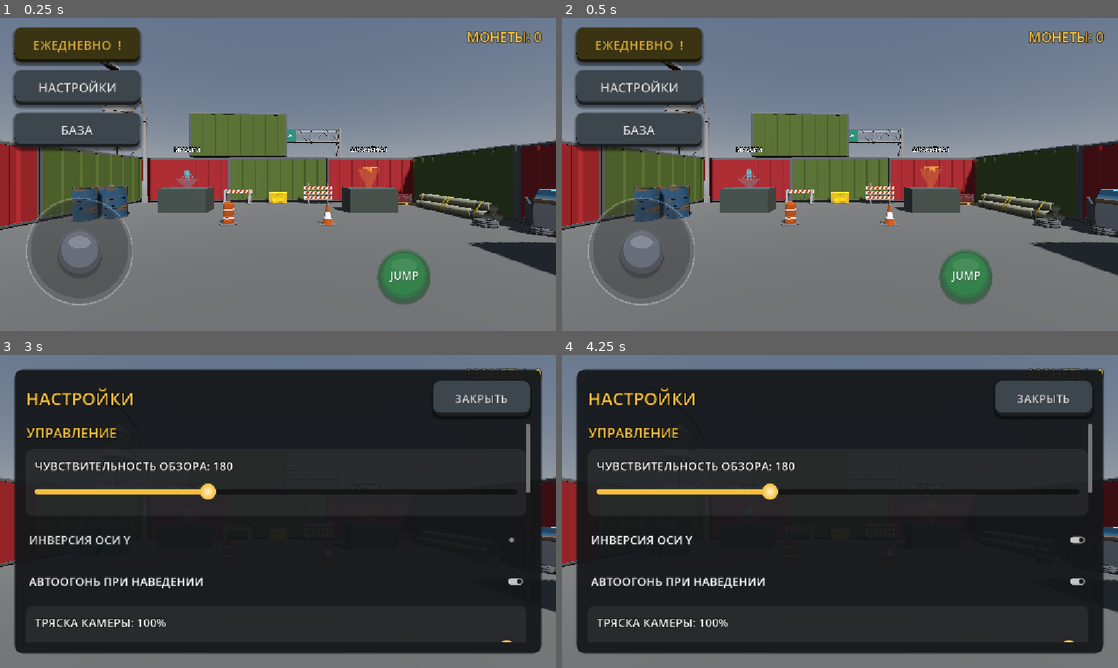
Above: before the commit, frames 1-4 (two rows, left to right).
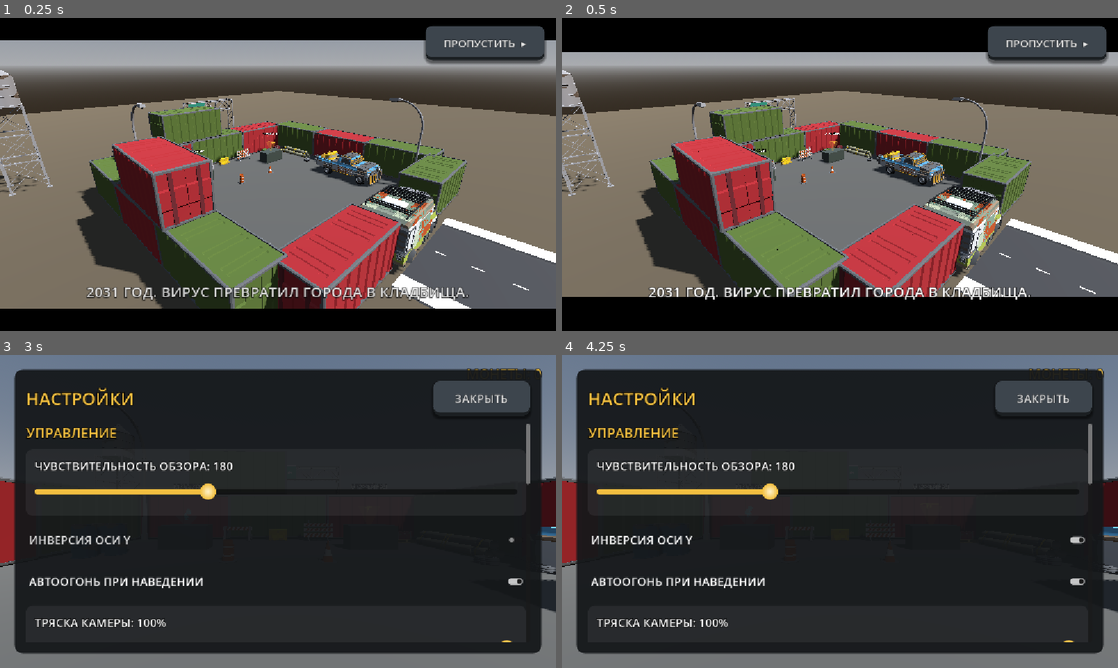
Above: after the commit, the same moments.

Repository: gsmboss/dead-zone
Game: Godot game, scene res://hub/hub.tscn
The game is run twice, just before and just after one commit, with the same random seed, the same clock (stepped at 60 frames per second) and the same inputs. Sound files missing from this copy of the repository are replaced by a short silence.
Inputs (mouse positions are in pixels of both pictures, inside the frame that each line leads up to):
- Up to frame 1 (0.25 s): no input
- Up to frame 2 (0.5 s): no input
- Up to frame 3 (3 s): click (483, 380) at 0.5 s, where only the run after the commit has a clickable "ПРОПУСТИТЬ ▸"; click "ЕЖЕДНЕВНО !" at 1.25 s; click "ЗАКРЫТЬ" at 2 s; click "НАСТРОЙКИ" at 2.75 s
- Up to frame 4 (4.25 s): click "ИНВЕРСИЯ ОСИ Y" at 3.5 s

The runs differ from the first frame. In frame 1, 92% of the frame differs, in the area x 0-100%, y 0-100%; in frame 2, 93%; in frame 3, less than 0.1%; in frame 4, less than 0.1%.

Commit message:
Кат-сцены: вступление в убежище, интро миссий, появление босса
Co-Authored-By: Claude Opus 5.5 <noreply@anthropic.com>
Claude-Session: https://claude.ai/code/session_01G1gCmS2E8ZErZBTzgNYfo8

Diff:
--- a/autoload/game_state.gd
+++ b/autoload/game_state.gd
@@ -62,6 +62,7 @@
 var _inventory: Dictionary = {}  # id предмета -> количество
 var _buildings_owned: Array[String] = []
 var _car_upgrades: Dictionary = {}  # "ram"/"engine" -> уровень
+var _cutscenes_seen: Array[String] = []
 
 
 func _ready() -> void:
@@ -306,6 +307,25 @@
 	return true
 
 
+# ---------- Кат-сцены ----------
+
+func has_seen_cutscene(cutscene_id: String) -> bool:
+	return cutscene_id in _cutscenes_seen
+
+
+func mark_cutscene_seen(cutscene_id: String) -> void:
+	if cutscene_id.is_empty() or has_seen_cutscene(cutscene_id):
+		return
+	_cutscenes_seen.append(cutscene_id)
+	save_game()
+
+
+## Показать вступление и интро миссий заново
+func reset_cutscenes() -> void:
+	_cutscenes_seen.clear()
+	save_game()
+
+
 # ---------- База и гараж ----------
 
 func has_building(building_id: String) -> bool:
@@ -577,6 +597,7 @@
 		"inventory": _inventory,
 		"buildings": _buildings_owned,
 		"car_upgrades": _car_upgrades,
+		"cutscenes_seen": _cutscenes_seen,
 	}
 	var file := FileAccess.open(TEMP_PATH, FileAccess.WRITE)
 	if file == null:
@@ -657,6 +678,12 @@
 				"claimed": bool((entry as Dictionary).get("claimed", false)),
 			})
 
+	_cutscenes_seen.clear()
+	var seen: Variant = data.get("cutscenes_seen", [])
+	if seen is Array:
+		for cutscene_id: Variant in seen:
+			_cutscenes_seen.append(str(cutscene_id))
+
 	_buildings_owned.clear()
 	var owned_buildings: Variant = data.get("buildings", [])
 	if owned_buildings is Array:
--- a/autoload/settings.gd
+++ b/autoload/settings.gd
@@ -23,6 +23,8 @@
 var show_fps: bool = false
 ## Сила тряски камеры 0..1
 var camera_shake: float = 1.0
+## Показывать кат-сцены (вступление, интро миссий, появление босса)
+var cutscenes: bool = true
 
 var _fps_layer: CanvasLayer
 var _fps_label: Label
@@ -86,13 +88,14 @@
 	render_scale = float(config.get_value(SECTION, "render_scale", render_scale))
 	show_fps = bool(config.get_value(SECTION, "show_fps", show_fps))
 	camera_shake = float(config.get_value(SECTION, "camera_shake", camera_shake))
+	cutscenes = bool(config.get_value(SECTION, "cutscenes", cutscenes))
 	_clamp_values()
 
 
 func save_settings() -> void:
 	var config := ConfigFile.new()
 	for key: String in ["look_sensitivity", "invert_y", "auto_fire", "master_volume", "music_volume",
-			"shadows", "render_scale", "show_fps", "camera_shake"]:
+			"shadows", "render_scale", "show_fps", "camera_shake", "cutscenes"]:
 		config.set_value(SECTION, key, get(key))
 	var err: Error = config.save(PATH)
 	if err != OK:
@@ -109,6 +112,7 @@
 	render_scale = 1.0
 	show_fps = false
 	camera_shake = 1.0
+	cutscenes = true
 	apply()
 	save_settings()
 	changed.emit()
--- /dev/null
+++ b/cutscene/cutscene_data.gd
@@ -0,0 +1,10 @@
+class_name CutsceneData
+extends Resource
+## Кат-сцена: последовательность планов. id — для отметки «уже показано» в сохранении.
+
+@export var id: String = ""
+@export var shots: Array[CutsceneShot] = []
+## Замедление игрового времени во время сцены (1 — без замедления)
+@export_range(0.05, 1.0, 0.05) var time_scale: float = 1.0
+## Показывать один раз (флаг в GameState)
+@export var once: bool = true
--- /dev/null
+++ b/cutscene/cutscene_player.gd
@@ -0,0 +1,209 @@
+class_name CutscenePlayer
+extends CanvasLayer
+## Проигрывает CutsceneData: своя камера летит по планам, чёрные полосы, субтитры,
+## кнопка «ПРОПУСТИТЬ». На время сцены: управление игрока выключено, HUD скрыт,
+## игровое время можно замедлить (time_scale). Сама удаляется после finished.
+
+signal finished
+
+## Идёт кат-сцена (меню паузы её не прерывает)
+static var active: bool = false
+## Кадр окончания: в этот же кадр «пауза»/«пропуск» не должны открыть меню
+static var _ended_frame: int = -10
+
+
+## Кат-сцена идёт или только что закончилась (ввод паузы игнорируется)
+static func is_blocking_input() -> bool:
+	return active or Engine.get_process_frames() - _ended_frame <= 1
+
+const BAR_SHARE: float = 0.11
+const BAR_TIME: float = 0.4
+const SUBTITLE_FADE: float = 0.3
+
+var data: CutsceneData
+var anchor: Node3D
+
+var _camera: Camera3D
+var _previous_camera: Camera3D
+var _player: Player
+var _hidden_hud: CanvasLayer
+var _top_bar: ColorRect
+var _bottom_bar: ColorRect
+var _subtitle: Label
+var _shot_index: int = -1
+var _shot_time: float = 0.0
+var _finishing: bool = false
+var _anchor_position: Vector3 = Vector3.ZERO
+
+
+## Запустить кат-сцену. anchor — относительно чего планы Space.ANCHOR (может быть null)
+static func play(tree: SceneTree, cutscene: CutsceneData, anchor_node: Node3D = null) -> CutscenePlayer:
+	var player := CutscenePlayer.new()
+	player.data = cutscene
+	player.anchor = anchor_node
+	tree.current_scene.add_child(player)
+	return player
+
+
+func _ready() -> void:
+	layer = 50
+	process_mode = PROCESS_MODE_ALWAYS
+	if data == null or data.shots.is_empty():
+		_finish.call_deferred()
+		return
+	active = true
+	if anchor != null and is_instance_valid(anchor):
+		_anchor_position = anchor.global_position
+	_take_control()
+	_build_ui()
+	Engine.time_scale = data.time_scale
+	_next_shot()
+
+
+func _process(delta: float) -> void:
+	if _finishing or _shot_index < 0:
+		return
+	# Камера летит в реальном времени, даже если игра замедлена
+	var real_delta: float = delta / maxf(Engine.time_scale, 0.01)
+	_shot_time += real_delta
+	var shot: CutsceneShot = data.shots[_shot_index]
+	var t: float = smoothstep(0.0, 1.0, clampf(_shot_time / maxf(shot.duration, 0.05), 0.0, 1.0))
+	var position_now: Vector3 = _point(shot, shot.from_position).lerp(_point(shot, shot.to_position), t)
+	var look_now: Vector3 = _point(shot, shot.look_from).lerp(_point(shot, shot.look_to), t)
+	_camera.global_position = position_now
+	if position_now.distance_squared_to(look_now) > 0.01:
+		_camera.look_at(look_now, Vector3.UP)
+	if _shot_time >= shot.duration:
+		_next_shot()
+
+
+func _unhandled_input(event: InputEvent) -> void:
+	if event.is_action_pressed(&"pause") or event.is_action_pressed(&"ui_cancel"):
+		skip()
+
+
+func skip() -> void:
+	_finish()
+
+
+func _point(shot: CutsceneShot, value: Vector3) -> Vector3:
+	return value + _anchor_position if shot.relative_to == CutsceneShot.Space.ANCHOR else value
+
+
+func _next_shot() -> void:
+	_shot_index += 1
+	_shot_time = 0.0
+	if _shot_index >= data.shots.size():
+		_finish()
+		return
+	_show_subtitle(data.shots[_shot_index].subtitle)
+
+
+func _take_control() -> void:
+	_previous_camera = get_viewport().get_camera_3d()
+	_camera = Camera3D.new()
+	_camera.fov = 60.0
+	_camera.far = 300.0
+	add_child(_camera)
+	var first: CutsceneShot = data.shots[0]
+	_camera.global_position = _point(first, first.from_position)
+	_camera.make_current()
+
+	_player = get_tree().get_first_node_in_group(&"player") as Player
+	if _player != null:
+		_player.input_enabled = false
+		if _player.touch_controls != null:
+			_player.touch_controls.reset_all()
+			_hidden_hud = _player.touch_controls.get_parent() as CanvasLayer
+	if _hidden_hud != null:
+		_hidden_hud.visible = false
+
+
+func _release_control() -> void:
+	Engine.time_scale = 1.0
+	active = false
+	_ended_frame = Engine.get_process_frames()
+	if _previous_camera != null and is_instance_valid(_previous_camera):
+		_previous_camera.make_current()
+	if _hidden_hud != null and is_instance_valid(_hidden_hud):
+		_hidden_hud.visible = true
+	if _player != null and is_instance_valid(_player):
+		var dead: bool = _player.health != null and _player.health.is_dead
+		var driving: bool = not _player.visible  # за рулём управление у DriveController
+		if not dead and not driving:
+			_player.input_enabled = true
+		if _player.touch_controls != null:
+			_player.touch_controls.consume_look_delta()
+
+
+func _finish() -> void:
+	if _finishing:
+		return
+	_finishing = true
+	if data != null and data.once and not data.id.is_empty():
+		GameState.mark_cutscene_seen(data.id)
+	_release_control()
+	if _top_bar != null:
+		var tween := create_tween().set_ignore_time_scale(true).set_parallel(true)
+		tween.tween_property(_top_bar, "anchor_bottom", 0.0, BAR_TIME)
+		tween.tween_property(_bottom_bar, "anchor_top", 1.0, BAR_TIME)
+		tween.tween_property(_subtitle, "modulate:a", 0.0, BAR_TIME)
+		tween.chain().tween_callback(_done)
+	else:
+		_done()
+
+
+func _done() -> void:
+	finished.emit()
+	queue_free()
+
+
+# ---------- Интерфейс ----------
+
+func _build_ui() -> void:
+	_top_bar = _make_bar()
+	_top_bar.anchor_right = 1.0
+	_top_bar.anchor_bottom = 0.0
+	_bottom_bar = _make_bar()
+	_bottom_bar.anchor_top = 1.0
+	_bottom_bar.anchor_right = 1.0
+	_bottom_bar.anchor_bottom = 1.0
+	var tween := create_tween().set_ignore_time_scale(true).set_parallel(true)
+	tween.tween_property(_top_bar, "anchor_bottom", BAR_SHARE, BAR_TIME)
+	tween.tween_property(_bottom_bar, "anchor_top", 1.0 - BAR_SHARE, BAR_TIME)
+
+	_subtitle = UIKit.label("", 30)
+	_subtitle.horizontal_alignment = HORIZONTAL_ALIGNMENT_CENTER
+	_subtitle.vertical_alignment = VERTICAL_ALIGNMENT_CENTER
+	add_child(_subtitle)
+	_subtitle.anchor_left = 0.1
+	_subtitle.anchor_right = 0.9
+	_subtitle.anchor_top = 1.0 - BAR_SHARE - 0.12
+	_subtitle.anchor_bottom = 1.0 - BAR_SHARE * 0.2
+	_subtitle.modulate.a = 0.0
+
+	var skip_button := UIKit.button("ПРОПУСТИТЬ  ▸", 22, 240.0)
+	skip_button.pressed.connect(skip)
+	add_child(skip_button)
+	skip_button.anchor_left = 1.0
+	skip_button.anchor_right = 1.0
+	skip_button.offset_left = -270.0
+	skip_button.offset_right = -24.0
+	skip_button.offset_top = 16.0
+	skip_button.offset_bottom = 16.0 + UIKit.BUTTON_HEIGHT
+
+
+func _make_bar() -> ColorRect:
+	var bar := ColorRect.new()
+	bar.color = Color.BLACK
+	bar.mouse_filter = Control.MOUSE_FILTER_IGNORE
+	add_child(bar)
+	return bar
+
+
+func _show_subtitle(text: String) -> void:
+	if _subtitle == null:
+		return
+	_subtitle.text = text
+	var tween := create_tween().set_ignore_time_scale(true)
+	tween.tween_property(_subtitle, "modulate:a", 0.0 if text.is_empty() else 1.0, SUBTITLE_FADE).from(0.0)
--- /dev/null
+++ b/cutscene/cutscene_shot.gd
@@ -0,0 +1,14 @@
+class_name CutsceneShot
+extends Resource
+## Один план кат-сцены: камера летит из from в to, глядя на look, с субтитром.
+## Координаты — в мире или относительно якоря (игрок, босс), см. relative_to.
+
+enum Space { WORLD, ANCHOR }
+
+@export var relative_to: Space = Space.WORLD
+@export var from_position: Vector3 = Vector3(0, 5, 10)
+@export var to_position: Vector3 = Vector3(0, 3, 6)
+@export var look_from: Vector3 = Vector3.ZERO
+@export var look_to: Vector3 = Vector3.ZERO
+@export var duration: float = 3.0
+@export_multiline var subtitle: String = ""
--- /dev/null
+++ b/cutscene/hub_intro.tres
@@ -0,0 +1,46 @@
+[gd_resource type="Resource" script_class="CutsceneData" load_steps=7 format=3]
+
+[ext_resource type="Script" path="res://cutscene/cutscene_data.gd" id="1_data"]
+[ext_resource type="Script" path="res://cutscene/cutscene_shot.gd" id="2_shot"]
+
+[sub_resource type="Resource" id="Shot_1"]
+script = ExtResource("2_shot")
+from_position = Vector3(-14, 9, 14)
+to_position = Vector3(-6, 6, 10)
+look_from = Vector3(0, 1, 0)
+look_to = Vector3(0, 1, 0)
+duration = 4.5
+subtitle = "2031 ГОД. ВИРУС ПРЕВРАТИЛ ГОРОДА В КЛАДБИЩА."
+
+[sub_resource type="Resource" id="Shot_2"]
+script = ExtResource("2_shot")
+from_position = Vector3(10, 4, -2)
+to_position = Vector3(6, 3, -9)
+look_from = Vector3(0, 1.5, -5)
+look_to = Vector3(0, 1.5, -5)
+duration = 4.0
+subtitle = "МЫ ПОСТРОИЛИ УБЕЖИЩЕ ИЗ КОНТЕЙНЕРОВ И ЖЕЛЕЗА."
+
+[sub_resource type="Resource" id="Shot_3"]
+script = ExtResource("2_shot")
+from_position = Vector3(-4, 2.5, -1.5)
+to_position = Vector3(4, 2.5, -1.5)
+look_from = Vector3(-4, 1.5, -5)
+look_to = Vector3(4, 1.5, -5)
+duration = 5.0
+subtitle = "ТЕРМИНАЛ МИССИЙ — ВЫЛАЗКИ ЗА ПРИПАСАМИ.
+ОРУЖЕЙНАЯ — СТВОЛЫ И УЛУЧШЕНИЯ."
+
+[sub_resource type="Resource" id="Shot_4"]
+script = ExtResource("2_shot")
+from_position = Vector3(4, 2.5, -1.5)
+to_position = Vector3(0, 1.7, 4.5)
+look_from = Vector3(4, 1.5, -5)
+look_to = Vector3(0, 1.5, -5)
+duration = 3.0
+subtitle = "ВЫЖИВИ. ЗАЧИСТИ. ВЕРНИСЬ."
+
+[resource]
+script = ExtResource("1_data")
+id = "hub_intro"
+shots = Array[ExtResource("2_shot")]([SubResource("Shot_1"), SubResource("Shot_2"), SubResource("Shot_3"), SubResource("Shot_4")])
--- a/hub/hub.gd
+++ b/hub/hub.gd
@@ -1,11 +1,14 @@
 extends Node3D
 ## Убежище: игрок ходит между терминалами, оружие в хабе отключено.
-## Окна миссий и оружейной открывает HubHUD.
+## Окна миссий и оружейной открывает HubHUD. При первом запуске — вступительная кат-сцена.
+
+const INTRO_PATH: String = "res://cutscene/hub_intro.tres"
 
 
 func _ready() -> void:
 	# Ждём, пока игрок закончит свой _ready (он сам находит WeaponManager)
 	_disable_player_weapons.call_deferred()
+	_play_intro.call_deferred()
 
 
 func _disable_player_weapons() -> void:
@@ -18,3 +21,13 @@
 		return
 	player.weapon_manager.process_mode = Node.PROCESS_MODE_DISABLED
 	player.weapon_manager.visible = false
+
+
+func _play_intro() -> void:
+	if not Settings.cutscenes or GameState.has_seen_cutscene("hub_intro"):
+		return
+	var intro := load(INTRO_PATH) as CutsceneData if ResourceLoader.exists(INTRO_PATH) else null
+	if intro == null:
+		push_warning("%s: не найдена кат-сцена %s" % [name, INTRO_PATH])
+		return
+	CutscenePlayer.play(get_tree(), intro)
--- a/missions/mission_data.gd
+++ b/missions/mission_data.gd
@@ -83,3 +83,60 @@
 @export var reward_coins: int = 100
 ## ENDLESS: монеты за каждую пройденную волну
 @export var coins_per_wave: int = 25
+
+
+# ---------- Тексты для досье и кат-сцен ----------
+
+const TYPE_NAMES: Dictionary = {
+	Type.WAVES: "ВОЛНЫ",
+	Type.KILL_COUNT: "ОХОТА",
+	Type.SURVIVE: "ВЫЖИВАНИЕ",
+	Type.DEFEND: "ОБОРОНА ТОЧКИ",
+	Type.COLLECT: "СБОР ПРИПАСОВ",
+	Type.ENDLESS: "БЕСКОНЕЧНЫЙ РЕЖИМ",
+	Type.FREE_ROAM: "ОТКРЫТЫЙ ГОРОД",
+}
+## Название локации по файлу сцены уровня
+const LOCATIONS: Dictionary = {
+	"test_level": "ПОЛИГОН",
+	"street_level": "УЛИЦА",
+	"yard_level": "СТОЯНКА КОНТЕЙНЕРОВ",
+	"city_level": "ГОРОД",
+}
+
+
+func get_type_name() -> String:
+	return TYPE_NAMES.get(type, "МИССИЯ")
+
+
+func get_location_name() -> String:
+	var path: String = level_scene
+	if path.begins_with("uid://"):
+		var uid: int = ResourceUID.text_to_id(path)
+		if ResourceUID.has_id(uid):
+			path = ResourceUID.get_id_path(uid)
+	var file: String = path.get_file().get_basename()
+	return LOCATIONS.get(file, file.to_upper())
+
+
+func get_goal_text() -> String:
+	match type:
+		Type.WAVES:
+			var text: String = "Отбей %d волн" % wave_count
+			if boss != null:
+				text += ", в последней — %s" % boss.display_name
+			return text
+		Type.KILL_COUNT:
+			return "Убей %d зомби" % kill_target
+		Type.SURVIVE:
+			var total: int = maxi(ceili(survive_time), 0)
+			return "Продержись %d:%02d" % [floori(total / 60.0), total % 60]
+		Type.DEFEND:
+			return "Простой на точке %d секунд" % roundi(defend_time)
+		Type.COLLECT:
+			return "Собери %d ящиков с припасами" % collect_target
+		Type.ENDLESS:
+			return "Держись как можно дольше: волны без конца"
+		Type.FREE_ROAM:
+			return "Исследуй город, спасай выживших, катайся и сбивай зомби"
+	return ""
--- a/missions/mission_manager.gd
+++ b/missions/mission_manager.gd
@@ -133,12 +133,77 @@
 
 	state = State.STARTING
 	_phase_timer = mission.start_delay
+	await _play_intro()
+	if not is_inside_tree():
+		return
 	var title: String = mission.title if _level <= 1 else "%s • УРОВЕНЬ %d" % [mission.title, _level]
 	if _event != null and (not is_equal_approx(_event.coin_multiplier, 1.0)
 			or not is_equal_approx(_event.spawn_multiplier, 1.0) or not is_equal_approx(_event.drop_multiplier, 1.0)):
 		title += "\nСОБЫТИЕ ДНЯ: %s" % _event.title
 	announcement.emit(title)
 	_update_objective()
+
+
+# ---------- Кат-сцены ----------
+
+## Облёт локации при первом заходе в миссию: обзор, цель, «В БОЙ!»
+func _play_intro() -> void:
+	var cutscene_id: String = "mission_%s" % mission.id
+	if not Settings.cutscenes or _player == null or GameState.has_seen_cutscene(cutscene_id):
+		return
+	var p: Vector3 = _player.global_position
+	var forward: Vector3 = -_player.global_basis.z
+	forward.y = 0.0
+	forward = forward.normalized() if forward.length_squared() > 0.001 else Vector3.FORWARD
+	var side: Vector3 = forward.cross(Vector3.UP)
+	var head: Vector3 = p + Vector3.UP * 1.5
+
+	var intro := CutsceneData.new()
+	intro.id = cutscene_id
+	intro.once = true
+	intro.shots.append(_shot(p + Vector3(18.0, 14.0, 18.0), p + Vector3(10.0, 10.0, -12.0), p, p, 3.5,
+		"ЛОКАЦИЯ: %s\n%s" % [mission.get_location_name(), mission.title]))
+	intro.shots.append(_shot(p + forward * 8.0 + Vector3.UP * 2.0, p + forward * 4.0 + Vector3.UP * 1.8 + side * 2.0,
+		head, head, 3.0, "ЦЕЛЬ: %s" % mission.get_goal_text().to_upper()))
+	intro.shots.append(_shot(p - forward * 3.0 + Vector3.UP * 2.5, p + Vector3.UP * 1.6,
+		head + forward * 10.0, head + forward * 10.0, 1.8, "В БОЙ!"))
+	set_process(false)  # отсчёт start_delay — после сцены
+	await CutscenePlayer.play(get_tree(), intro).finished
+	if is_inside_tree():
+		set_process(true)
+
+
+## Замедленное появление босса: камера у его лица, имя в субтитрах (раз на тип босса)
+func _play_boss_intro(boss: Zombie) -> void:
+	if not Settings.cutscenes or CutscenePlayer.active or not is_instance_valid(boss) or not boss.is_inside_tree():
+		return
+	var cutscene_id: String = "boss_%s" % mission.boss.resource_path.get_file().get_basename()
+	if GameState.has_seen_cutscene(cutscene_id):
+		return
+	var forward: Vector3 = -boss.global_basis.z
+	forward.y = 0.0
+	forward = forward.normalized() if forward.length_squared() > 0.001 else Vector3.FORWARD
+	var face: Vector3 = Vector3.UP * 2.5
+	var intro := CutsceneData.new()
+	intro.id = cutscene_id
+	intro.once = true
+	intro.time_scale = 0.25
+	var shot := _shot(forward * 7.0 + Vector3.UP * 1.2, forward * 4.0 + Vector3.UP * 2.6 + forward.cross(Vector3.UP) * 1.5,
+		face, face, 2.4, mission.boss.display_name.to_upper())
+	shot.relative_to = CutsceneShot.Space.ANCHOR
+	intro.shots.append(shot)
+	CutscenePlayer.play(get_tree(), intro, boss)
+
+
+func _shot(from: Vector3, to: Vector3, look_from: Vector3, look_to: Vector3, duration: float, subtitle: String) -> CutsceneShot:
+	var shot := CutsceneShot.new()
+	shot.from_position = from
+	shot.to_position = to
+	shot.look_from = look_from
+	shot.look_to = look_to
+	shot.duration = duration
+	shot.subtitle = subtitle
+	return shot
 
 
 func _process(delta: float) -> void:
@@ -251,6 +316,7 @@
 	boss.despawned.connect(_on_zombie_despawned)
 	_alive += 1
 	boss_spawned.emit(boss)
+	_play_boss_intro.call_deferred(boss)
 
 
 func _retry_boss_later() -> void:
--- a/ui/game_menus.gd
+++ b/ui/game_menus.gd
@@ -38,6 +38,8 @@
 
 func _process(delta: float) -> void:
 	_throw_cooldown = maxf(_throw_cooldown - delta, 0.0)
+	if CutscenePlayer.is_blocking_input():
+		return  # кат-сцена сама обрабатывает «пропуск»
 	if Input.is_action_just_pressed(&"throw") and not get_tree().paused:
 		_throw()
 	if Input.is_action_just_pressed(&"pause"):
--- a/ui/hub/mission_select.gd
+++ b/ui/hub/mission_select.gd
@@ -10,23 +10,6 @@
 const LIST_WIDTH: float = 400.0
 const DOSSIER_WIDTH: float = 560.0
 const MAX_DANGER: int = 5
-
-const TYPE_NAMES: Dictionary = {
-	MissionData.Type.WAVES: "ВОЛНЫ",
-	MissionData.Type.KILL_COUNT: "ОХОТА",
-	MissionData.Type.SURVIVE: "ВЫЖИВАНИЕ",
-	MissionData.Type.DEFEND: "ОБОРОНА ТОЧКИ",
-	MissionData.Type.COLLECT: "СБОР ПРИПАСОВ",
-	MissionData.Type.ENDLESS: "БЕСКОНЕЧНЫЙ РЕЖИМ",
-	MissionData.Type.FREE_ROAM: "ОТКРЫТЫЙ ГОРОД",
-}
-## Название локации по сцене уровня
-const LOCATIONS: Dictionary = {
-	"test_level": "ПОЛИГОН",
-	"street_level": "УЛИЦА",
-	"yard_level": "СТОЯНКА КОНТЕЙНЕРОВ",
-	"city_level": "ГОРОД",
-}
 
 var missions: Array[MissionData] = []
 
@@ -168,12 +151,12 @@
 	var endless: bool = _is_endless(mission)
 	var title_text: String = mission.title if level <= 1 or endless else "%s  •  УР. %d" % [mission.title, level]
 	UIKit.label(title_text, 36, head_texts).modulate = color.lightened(0.25)
-	UIKit.label("%s  •  %s" % [TYPE_NAMES.get(mission.type, "МИССИЯ"), _location(mission)], 22, head_texts).modulate = UIKit.DIM
+	UIKit.label("%s  •  %s" % [mission.get_type_name(), mission.get_location_name()], 22, head_texts).modulate = UIKit.DIM
 
 	if not mission.description.is_empty():
 		UIKit.label(mission.description, 22, _dossier)
 
-	_fact("ЦЕЛЬ", _goal_text(mission))
+	_fact("ЦЕЛЬ", mission.get_goal_text())
 	_fact("ВРАГИ", _enemies_text(mission))
 	var danger_row := HBoxContainer.new()
 	danger_row.add_theme_constant_override(&"separation", 12)
@@ -231,28 +214,6 @@
 	text.size_flags_horizontal = SIZE_EXPAND_FILL
 
 
-func _goal_text(mission: MissionData) -> String:
-	match mission.type:
-		MissionData.Type.WAVES:
-			var text: String = "Отбей %d волн" % mission.wave_count
-			if mission.boss != null:
-				text += ", в последней — %s" % mission.boss.display_name
-			return text
-		MissionData.Type.KILL_COUNT:
-			return "Убей %d зомби" % mission.kill_target
-		MissionData.Type.SURVIVE:
-			return "Продержись %s" % MissionManager.format_time(mission.survive_time)
-		MissionData.Type.DEFEND:
-			return "Простой на точке %d секунд" % roundi(mission.defend_time)
-		MissionData.Type.COLLECT:
-			return "Собери %d ящиков с припасами" % mission.collect_target
-		MissionData.Type.ENDLESS:
-			return "Держись как можно дольше: волны без конца"
-		MissionData.Type.FREE_ROAM:
-			return "Исследуй город, спасай выживших, катайся и сбивай зомби"
-	return ""
-
-
 func _enemies_text(mission: MissionData) -> String:
 	var names := PackedStringArray()
 	for data: ZombieData in [mission.walker, mission.runner, mission.tank]:
@@ -281,16 +242,6 @@
 	return clampi(base, 1, MAX_DANGER)
 
 
-func _location(mission: MissionData) -> String:
-	var path: String = mission.level_scene
-	if path.begins_with("uid://"):
-		var id: int = ResourceUID.text_to_id(path)
-		if ResourceUID.has_id(id):
-			path = ResourceUID.get_id_path(id)
-	var file: String = path.get_file().get_basename()
-	return LOCATIONS.get(file, file.to_upper())
-
-
 func _is_endless(mission: MissionData) -> bool:
 	return mission.type == MissionData.Type.ENDLESS or mission.type == MissionData.Type.FREE_ROAM
 
--- a/ui/settings_panel.gd
+++ b/ui/settings_panel.gd
@@ -25,6 +25,14 @@
 	_toggle("АВТООГОНЬ ПРИ НАВЕДЕНИИ", &"auto_fire")
 	_slider("ТРЯСКА КАМЕРЫ", &"camera_shake", 0.0, 1.0, 0.05,
 		func(v: float) -> String: return "%d%%" % roundi(v * 100.0))
+
+	_section("СЮЖЕТ")
+	_toggle("ПОКАЗЫВАТЬ КАТ-СЦЕНЫ", &"cutscenes")
+	var replay := UIKit.button("ПОКАЗАТЬ ВСТУПЛЕНИЕ И ИНТРО МИССИЙ СНОВА", 22)
+	replay.pressed.connect(func() -> void:
+		GameState.reset_cutscenes()
+		Sfx.play_2d(Sfx.sounds.ui_confirm, -4.0, 1.0, 0.0))
+	content.add_child(replay)
 
 	_section("ЗВУК")
 	_slider("ГРОМКОСТЬ", &"master_volume", 0.0, 1.0, 0.05,
Not shown, changed: CLAUDE.md
